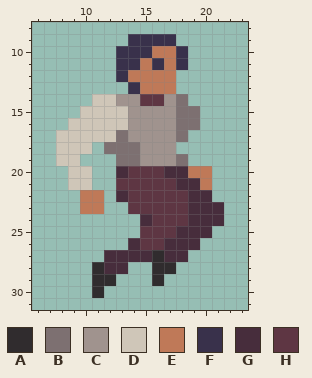
Edited in one commit: pixel-art sprite (res/player-jump.png). The picture above is the old version.
The file is 32x32 pixels. Shown: x 6..23, y 8..31.
Palette (. is transparent): A #302c2e  B #7d7071  C #a0938e  D #cfc6b8  E #bf7958  F #39314b  G #472d3c  H #5e3643
Pixels before, first column x 8:
 9 ......FFFF....
10 .....FFFEEF...
11 .....FFEFEF...
12 .....FEEEE....
13 ......FEEE....
14 ...DDCCHHCB...
15 ..DDDDCCCCBB..
16 .DDDDDCCCCBB..
17 DDDDDBCCCCB...
18 DDD.BBBCCC....
19 DD...BBCCCB...
20 .DD..GHHHGGEE.
21 .DD..HHHHHGGE.
22 ..EE.GHHHHHGG.
23 ..EE..HHHHHGGG
24 .......GHHHGGG
25 .......HHHGGG.
26 ......GHHGGG..
27 ....GGGGAGG...
28 ...AGG..AA....
29 ...AA...A.....
30 ...A..........
Now the later version:
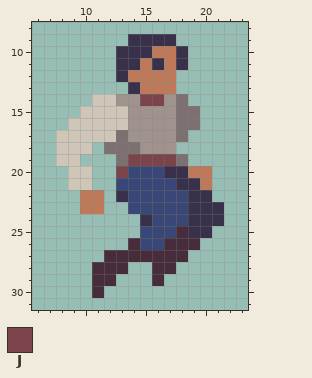
Colours new in this view: J #7a444a
Author's note on the commit: finesed the try jump mechanics
Difference:
{"colour":"H","old":"#5e3643","new":"#394778"}
{"y":14,"x":15,"old":"HH","new":"JJ"}
{"y":19,"x":14,"old":"BCCC","new":"JJJJ"}
{"y":20,"x":13,"old":"G","new":"J"}
{"y":20,"x":17,"old":"GG","new":"FF"}
{"y":21,"x":18,"old":"GG","new":"FF"}
{"y":22,"x":13,"old":"G","new":"F"}
{"y":22,"x":19,"old":"GG","new":"FF"}
{"y":23,"x":19,"old":"GGG","new":"FFF"}
{"y":24,"x":15,"old":"G","new":"F"}
{"y":24,"x":19,"old":"GGG","new":"FFF"}
{"y":25,"x":19,"old":"GG","new":"FF"}
{"y":27,"x":16,"old":"A","new":"G"}
{"y":28,"x":11,"old":"A","new":"G"}
{"y":28,"x":16,"old":"AA","new":"GG"}
{"y":29,"x":11,"old":"AA","new":"GG"}
{"y":29,"x":16,"old":"A","new":"G"}
{"y":30,"x":11,"old":"A","new":"G"}
{"label":"changed","picture_box":[92,94,224,298]}
